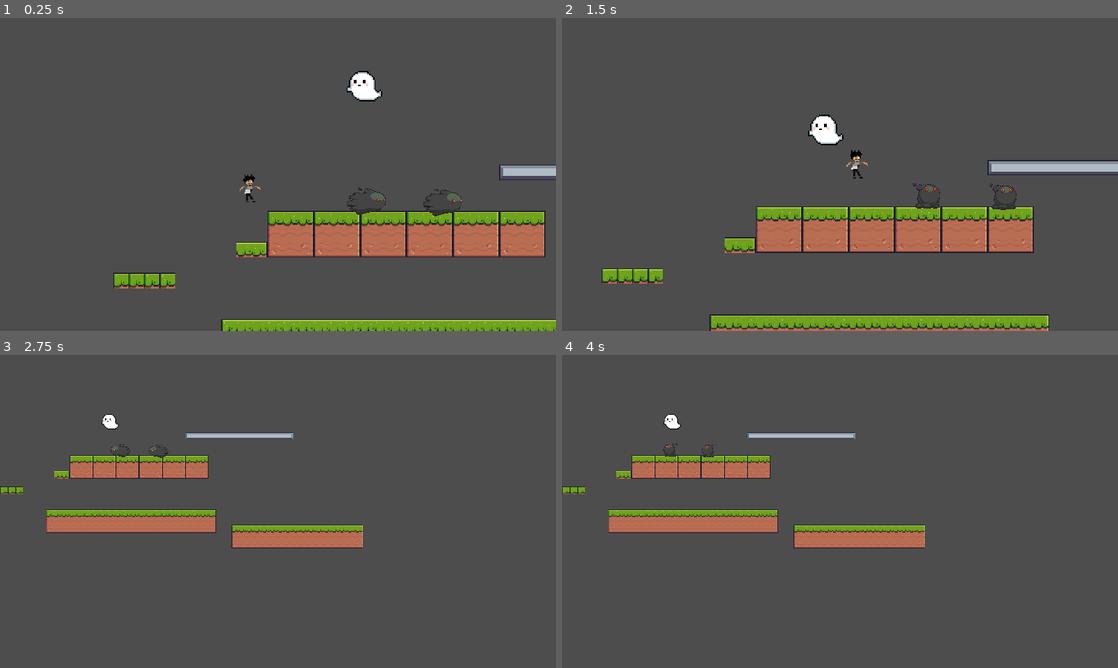
Above: before the commit, frames 1-4 (two rows, left to right).
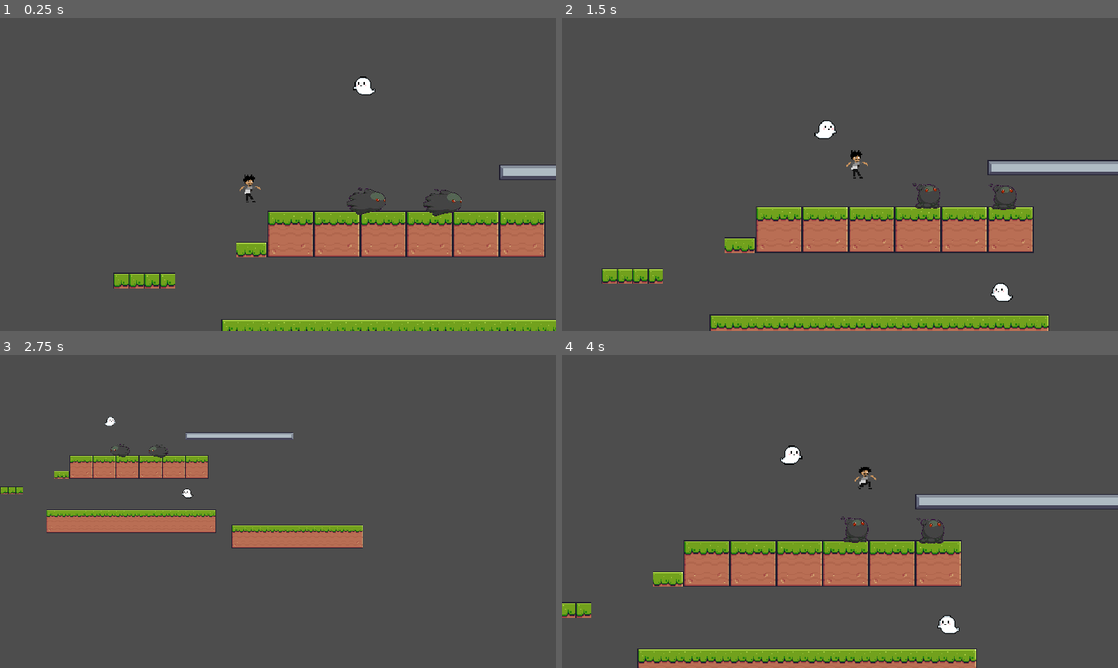
Above: after the commit, the same moments.

Repository: HeyNeek/rons_odyssey
Game: Godot game, scene res://scenes/levels/test_level.tscn
The game is run twice, just before and just after one commit, with the same random seed, the same clock (stepped at 60 frames per second) and the same inputs.
Inputs:
- Up to frame 1 (0.25 s): no input
- Up to frame 2 (1.5 s): hold Shift (sprint) 0.53-1.28 s; hold D (move_right) from 0.53 s (still down); tap Space (jump) at 0.77 s; tap Shift (sprint) at 1.35 s
- Up to frame 3 (2.75 s): tap Space (jump) at 1.52 s; release D (move_right) at 2.03 s; hold A (move_left) from 2.03 s (still down); hold Shift (sprint) from 2.03 s (still down)
- Up to frame 4 (4 s): release A (move_left) at 2.78 s; release Shift (sprint) at 2.78 s; hold D (move_right) from 2.78 s (still down); tap Shift (sprint) at 2.85 s; tap Space (jump) at 3.02, 3.77 s; hold Shift (sprint) from 3.53 s (still down)

The runs differ from the first frame. In frame 1, 0.3% of the frame differs, in the area x 62-69%, y 16-27%; in frame 2, 0.5%; in frame 3, 0.1%; in frame 4, 20%, in the area x 0-100%, y 18-100%.

Commit message:
added sprite flipping for ghosts based on direction of player

Diff:
--- a/scenes/characters/ghost.tscn
+++ b/scenes/characters/ghost.tscn
@@ -1,13 +1,10 @@
-[gd_scene load_steps=5 format=3 uid="uid://bs57kavjdlo1l"]
+[gd_scene load_steps=4 format=3 uid="uid://bs57kavjdlo1l"]
 
 [ext_resource type="Script" path="res://scripts/ghost.gd" id="1_ytjar"]
 [ext_resource type="Texture2D" uid="uid://ds0x0j36ngucs" path="res://assets/sprites/enemies/ghost_sprite.png" id="2_dnd2q"]
 
-[sub_resource type="CircleShape2D" id="CircleShape2D_ljl0l"]
-radius = 11.0
-
 [sub_resource type="CircleShape2D" id="CircleShape2D_23x1u"]
-radius = 13.0384
+radius = 8.0
 
 [node name="Ghost" type="Node2D"]
 script = ExtResource("1_ytjar")
@@ -15,17 +12,13 @@
 [node name="CharacterBody2D" type="CharacterBody2D" parent="."]
 
 [node name="Sprite2D" type="Sprite2D" parent="CharacterBody2D"]
-scale = Vector2(0.1875, 0.1875)
+scale = Vector2(0.116071, 0.116071)
 texture = ExtResource("2_dnd2q")
 
-[node name="CollisionShape2D" type="CollisionShape2D" parent="CharacterBody2D"]
-position = Vector2(-2, -1)
-shape = SubResource("CircleShape2D_ljl0l")
+[node name="DamageArea" type="Area2D" parent="CharacterBody2D"]
 
-[node name="DamageArea" type="Area2D" parent="."]
-
-[node name="CollisionShape2D" type="CollisionShape2D" parent="DamageArea"]
-position = Vector2(-2, -1)
+[node name="CollisionShape2D" type="CollisionShape2D" parent="CharacterBody2D/DamageArea"]
+position = Vector2(-1, -1)
 shape = SubResource("CircleShape2D_23x1u")
 
-[connection signal="body_entered" from="DamageArea" to="." method="_on_damage_area_body_entered"]
+[connection signal="body_entered" from="CharacterBody2D/DamageArea" to="." method="_on_damage_area_body_entered"]
--- a/scenes/levels/test_level.tscn
+++ b/scenes/levels/test_level.tscn
@@ -24,3 +24,6 @@
 
 [node name="Ghost" parent="." instance=ExtResource("5_cmtyb")]
 position = Vector2(254, 71)
+
+[node name="Ghost2" parent="." instance=ExtResource("5_cmtyb")]
+position = Vector2(466, 329)
--- a/scripts/ghost.gd
+++ b/scripts/ghost.gd
@@ -1,16 +1,25 @@
 extends Node2D
 
 @onready var ghost: CharacterBody2D = $CharacterBody2D
+@onready var ghost_sprite: Sprite2D = $CharacterBody2D/Sprite2D
 
 var player: CharacterBody2D
 var speed: float = 50.0
 
 func _ready() -> void:
+	#this is a way to access the player in a seperate scene without the need for it to
+	#be directly in the scene's node tree using Godot's group system
 	player = get_tree().get_nodes_in_group("player")[0] as CharacterBody2D
 
 func _process(delta: float) -> void:
 	if is_instance_valid(player):
 		var direction: Vector2 = (player.global_position - ghost.global_position).normalized()
+
+		if(direction.x > 0):
+			ghost_sprite.flip_h = true
+		else:
+			ghost_sprite.flip_h = false
+
 		ghost.velocity = direction * speed
 		ghost.move_and_slide()
 	else:
--- a/scripts/player.gd
+++ b/scripts/player.gd
@@ -33,7 +33,7 @@
 			if velocity.y > 200 && !Input.is_action_pressed("dive_down"):
 				velocity.y = 200
 
-			print("y velocity: " + str(velocity.y))
+			#print("y velocity: " + str(velocity.y))
 
 		if Input.is_action_just_pressed("jump") && is_on_floor() == true:
 			#player_jump_noise.play()
--- a/scripts/test_level.gd
+++ b/scripts/test_level.gd
@@ -1,4 +1,6 @@
 extends Node2D
+
+@onready var player: CharacterBody2D = $Player
 
 #func _ready():
 	#Engine.max_fps = 60
@@ -7,4 +9,9 @@
 	if Input.is_action_just_pressed("reset_level"):
 		get_tree().reload_current_scene()
 
+	if !is_instance_valid(player):
+		await get_tree().create_timer(1).timeout
+
+		get_tree().reload_current_scene()
+
 	#print("Current FPS: " + str(Engine.get_frames_per_second()))
